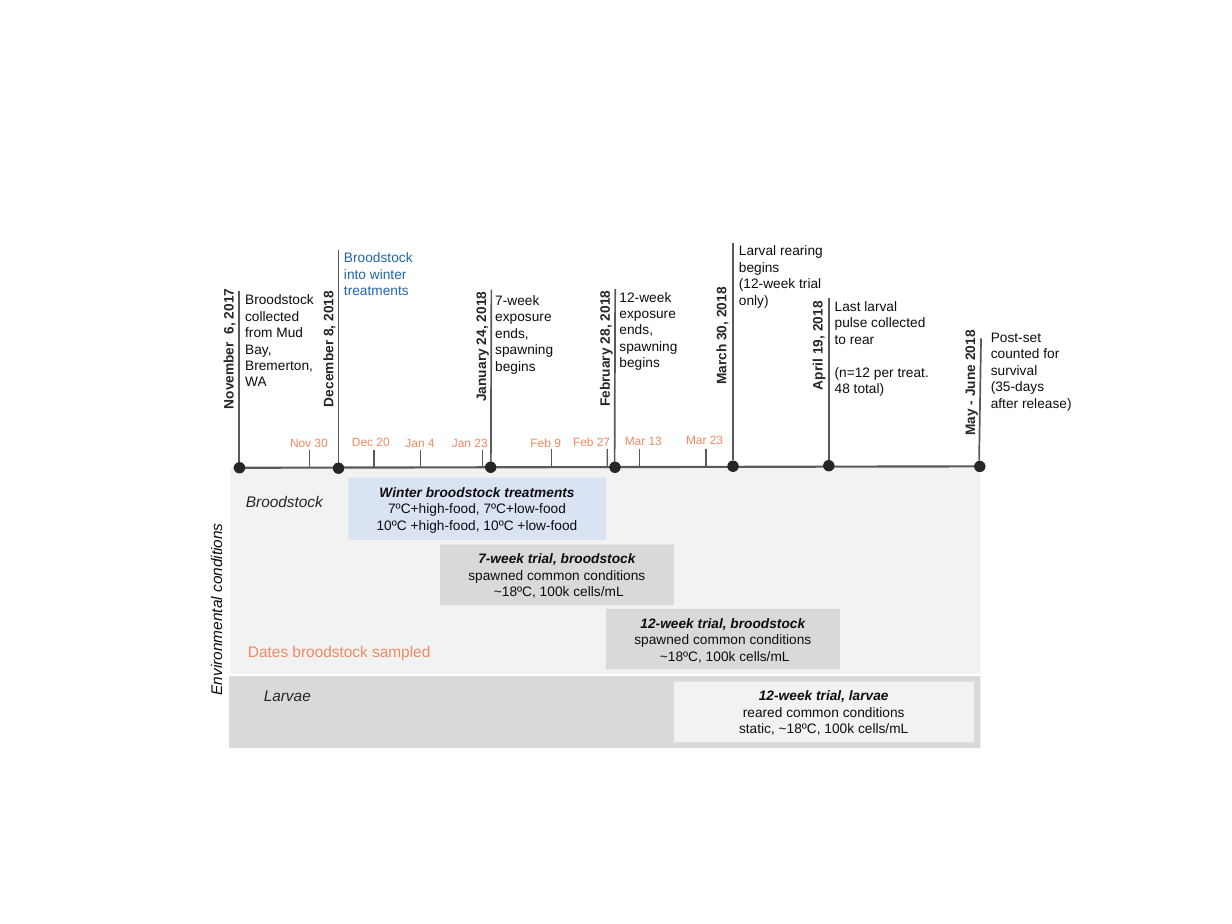
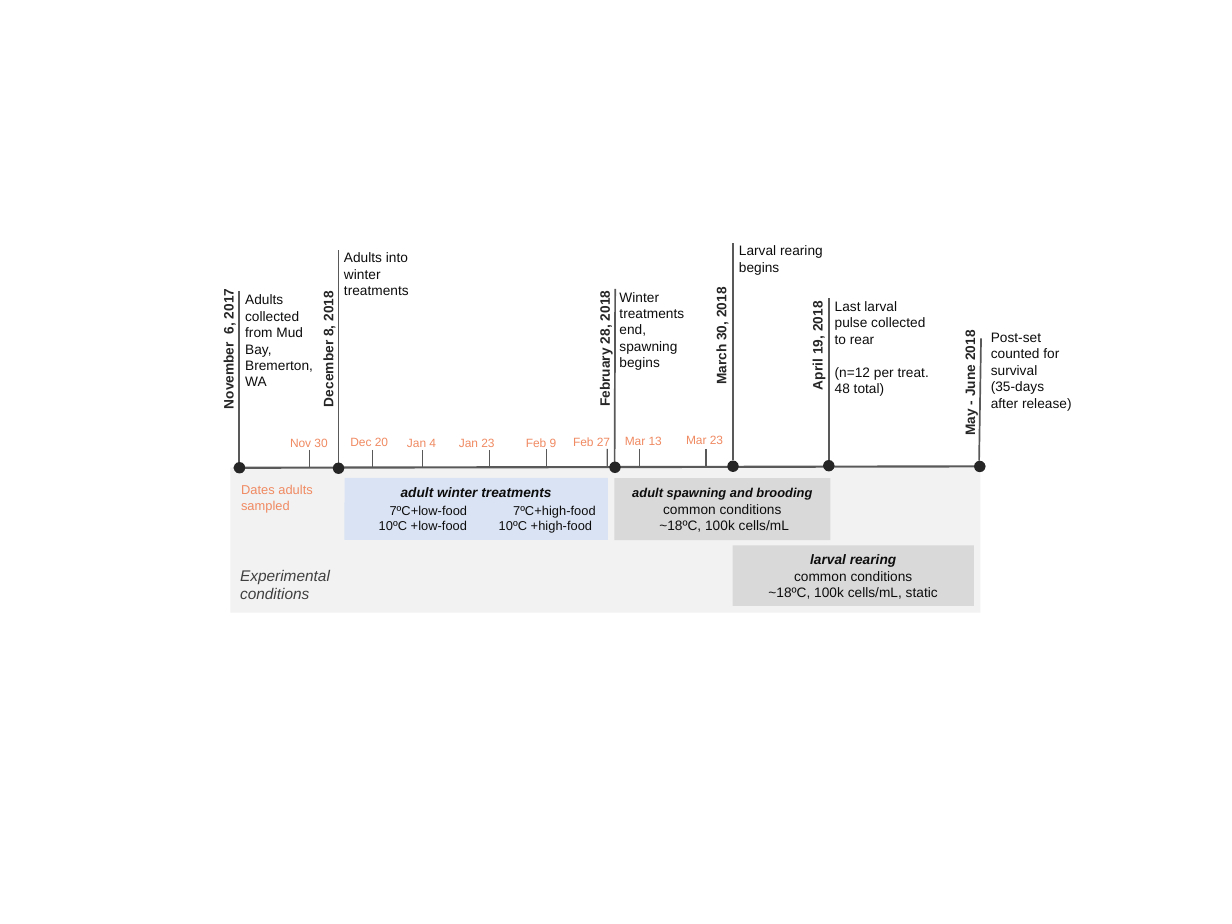
Before and after one commit to laurahspencer/O.lurida_Temperature, a slide deck: slide 1 of admin/plot-editing.pptx. Drawn at 1232x924 pixels with LibreOffice and Linux fonts; fonts in the diff are those of the drawing. Boxes give left, top, right and bottom in pixels: in the first picture for what was removed or moved away, otherwise in the second. Text is boxed around its words. In the diff, an @@ line names an element or a change of style, - is before the commit and + after.

```diff
--- a/admin/plot-editing.pptx
+++ b/admin/plot-editing.pptx
@@ text at (x1=344, y1=252, x2=409, y2=295): text changed; text colour #2066AC to #0D0D0D @@
-Broodstock into winter treatments
+Adults into winter treatments
@@ text at (x1=245, y1=294, x2=313, y2=386): text changed @@
-Broodstock collected from Mud Bay, Bremerton, WA
+Adults collected from Mud Bay, Bremerton, WA
@@ text at (x1=619, y1=292, x2=684, y2=370): text changed @@
-12-week exposure ends, spawning begins
+Winter treatments end, spawning begins
@@ text at (x1=739, y1=278, x2=821, y2=308): paragraph removed @@
-(12-week trial only)
@@ text "Jan 23" moved from (x1=452, y1=438, x2=487, y2=447) to (x1=459, y1=438, x2=494, y2=447) @@
@@ text "Feb 9" moved from (x1=530, y1=438, x2=561, y2=447) to (x1=526, y1=438, x2=557, y2=447) @@
@@ rectangle resized from (x1=230, y1=468, x2=981, y2=674) to (x1=230, y1=468, x2=981, y2=614) @@
@@ rectangle "adult winter treatments" resized from (x1=349, y1=478, x2=606, y2=540) to (x1=345, y1=478, x2=609, y2=504) @@
@@ line moved from (482, 450) - (482, 468) to (489, 450) - (489, 468) @@
@@ line moved from (552, 450) - (552, 467) to (547, 450) - (547, 467) @@
@@ rectangle "adult spawning and brooding" resized from (x1=440, y1=545, x2=674, y2=605) to (x1=615, y1=478, x2=830, y2=540) @@
@@ text at (x1=241, y1=485, x2=312, y2=513): text changed; size 9 to 7.5 pt @@
-Dates broodstock sampled
+Dates adults sampled
@@ group removed at (x1=208, y1=290, x2=981, y2=748): 5 texts, 2 rectangles, 1 line, 1 ellipse @@
-7-week exposure ends, spawning begins
-Larvae
-Environmental conditions
-January 24, 2018
-12-week trial, broodstock
-spawned common conditions
-~18ºC, 100k cells/mL
-Broodstock
@@ rectangle added at (x1=345, y1=503, x2=480, y2=540), fill #DAE3F3, 7.5 pt, text #0D0D0D @@
+7ºC+low-food
+10ºC +low-food
@@ text in rectangle at (x1=401, y1=487, x2=551, y2=497): text changed; bold on; italic on @@
-Winter broodstock treatments
-7ºC+high-food, 7ºC+low-food
-10ºC +high-food, 10ºC +low-food
+adult winter treatments
@@ rectangle added at (x1=473, y1=503, x2=609, y2=540), fill #DAE3F3, 7.5 pt, text #0D0D0D @@
+7ºC+high-food
+10ºC +high-food
@@ text in rectangle at (x1=632, y1=487, x2=812, y2=514): text changed; size 8 to 7.5 pt; bold on; italic on @@
-7-week trial, broodstock
-spawned common conditions
+adult spawning and brooding
+common conditions
@@ rectangle "larval rearing" resized from (x1=674, y1=681, x2=975, y2=742) to (x1=733, y1=546, x2=975, y2=606) @@
@@ rectangle "larval rearing" at (x1=733, y1=546, x2=975, y2=606): fill #F2F2F2 to #D9D9D9 @@
@@ text in rectangle at (x1=768, y1=554, x2=938, y2=599): text changed @@
-12-week trial, larvae
-reared common conditions
-static, ~18ºC, 100k cells/mL
+larval rearing
+common conditions
+~18ºC, 100k cells/mL, static
@@ text added at (x1=240, y1=570, x2=330, y2=599), 9 pt, text #404040, italic @@
+Experimental conditions
```
Also in this commit, not shown: 5 slides added, 2 slides removed, 56 other files.
